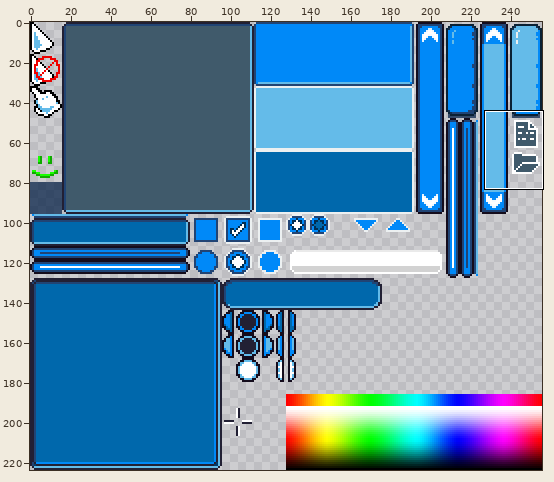
Two versions of one sprite sheet, Iguina.Demo/Assets/DefaultTheme/Textures/UI.png. The picture above shows the old version from afar; the outline marks the close-up.
Close-up. The starting point:
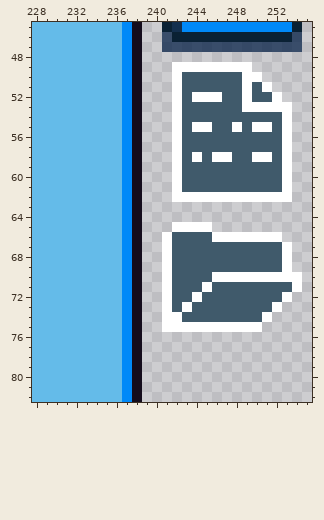
The file is 256x224 pixels. Shown: x 228..255, y 45..82.
Now the later version:
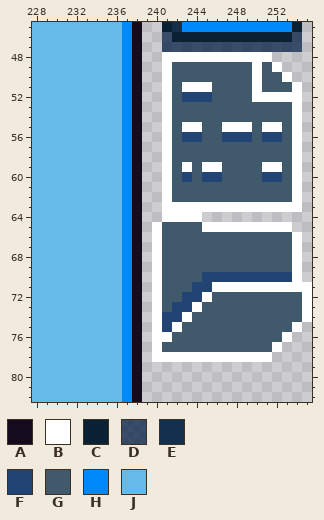
Palette (. is transparent): A #140c1c  B #ffffff  C #0a2134  D #082348c0  E #132f4e  F #214474  G #405a6b  H #0089f8  J #64bbe9
The exact change:
Changed rows in their new state; - is an unchanged pixel.
first column x 240:
48 -BBBBBBBBBBB----
49 -BGGGGGGGGBGB---
50 -BG------G-GGB--
51 -BGBBB---GBGGGB-
52 -BGFFFG--GBB-BB-
53 -BG------GGGGGB-
54 -BG----------GB-
55 -BGB-G-B-BG-BGB-
56 -BGFF--FFF-FFGB-
57 -BG----------GB-
58 -BG-G-GG--GG-GB-
59 -BGB-BB----BBGB-
60 -BGF-FF----FFGB-
61 -BG----------GB-
62 -BGGGGGGGGGGGGB-
63 -BBBBBBBBBBBBBB-
64 -BBBB-----------
65 BGGGG-BBBBBBBB--
66 BG----GGGGGGGGB-
67 BG-----------GB-
68 BG-----------GB-
69 BG-----------GB-
70 BG---FFFFFFFFF--
71 BG--FFBBBBBBBB-B
72 BG-FFB-------GGB
73 BGFFB-------GGGB
74 BFFB-------GGGGB
75 BF-GGGGGGGGGGGB-
76 BBGGGGGGGGGGGB--
77 BGGGGGGGGGGGB---
78 BBBBBBBBBBBB----
Pixel boxes of the changes (left, top, right, bottom) in both close-ups:
changed: (152, 52, 312, 362)
